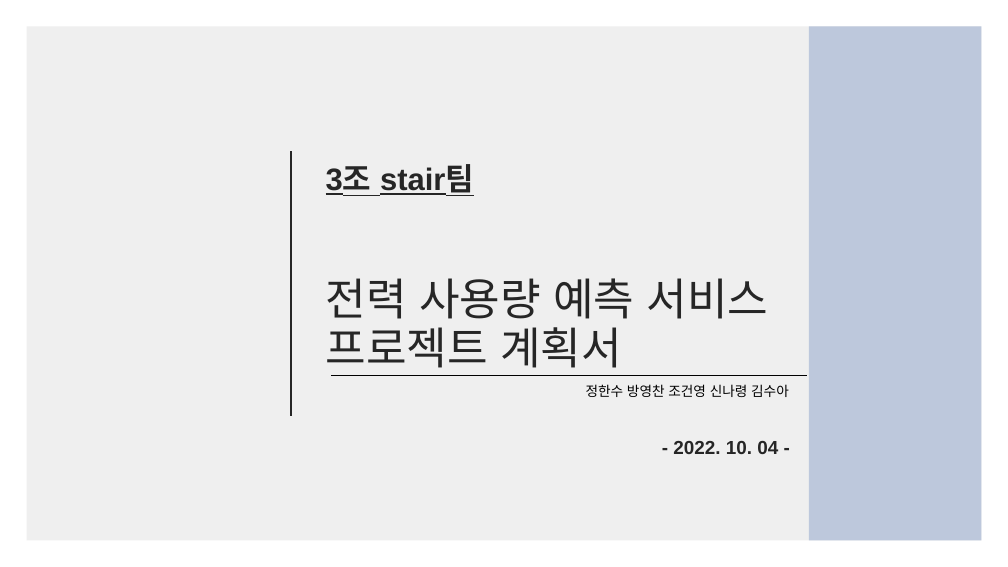
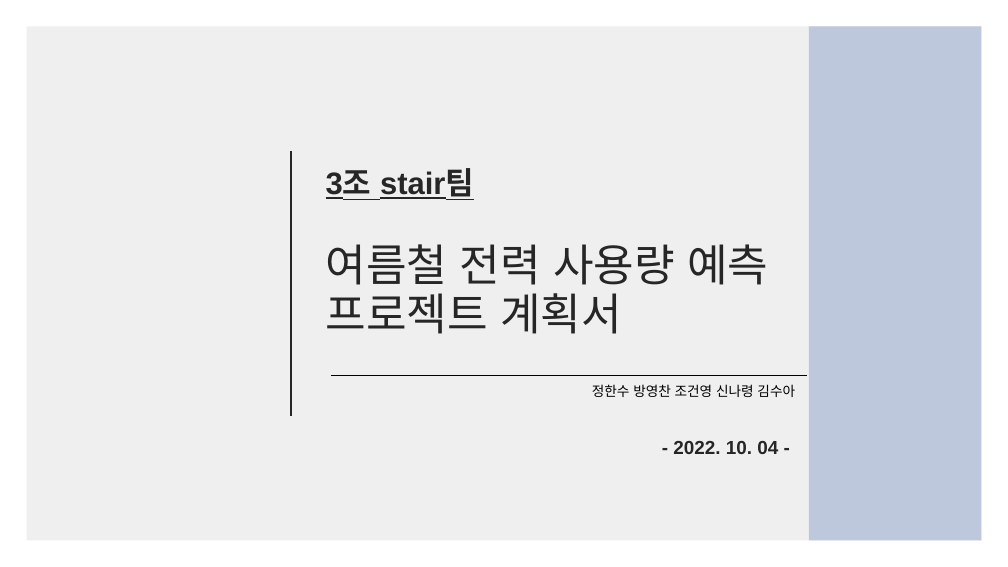
Before and after one commit to knudatascientists/Team3_stair, a slide deck: slide 1 of 3조 프로젝트 계획서.pptx. Drawn at 1008x567 pixels with LibreOffice and Linux fonts; fonts in the diff are those of the drawing. Boxes give left, top, right and bottom in pixels: in the first picture for what was removed or moved away, otherwise in the second. Text is boxed around its words. In the diff, an @@ line names an element or a change of style, - is before the commit and + after.

```diff
--- a/3조 프로젝트 계획서.pptx
+++ b/3조 프로젝트 계획서.pptx
@@ text at (x1=326, y1=244, x2=768, y2=285): text changed @@
-전력 사용량 예측 서비스
+여름철 전력 사용량 예측
@@ text "정한수 방영찬 조건영 신나령 김수아" moved from (x1=586, y1=384, x2=789, y2=397) to (x1=592, y1=384, x2=795, y2=397) @@
```
Also in this commit, not shown: 6 other slides changed.
